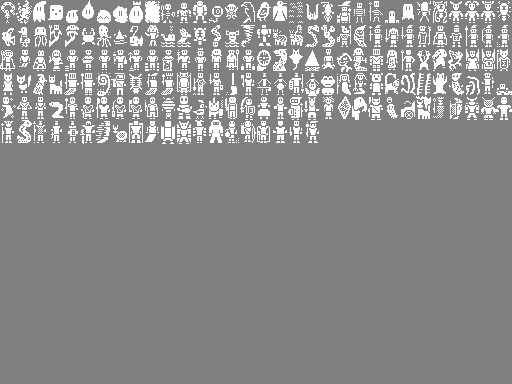
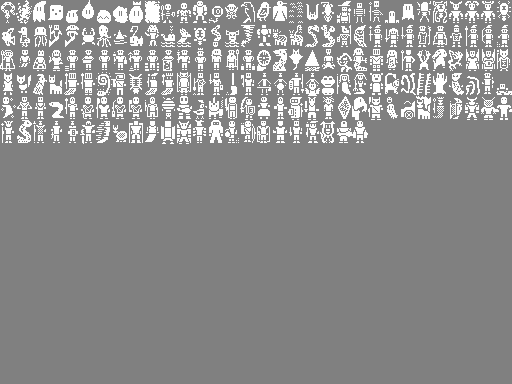
Comparing the layer stacks of the two 512×384 images. Changes:
painted on "Background" over [320, 121, 368, 143]
